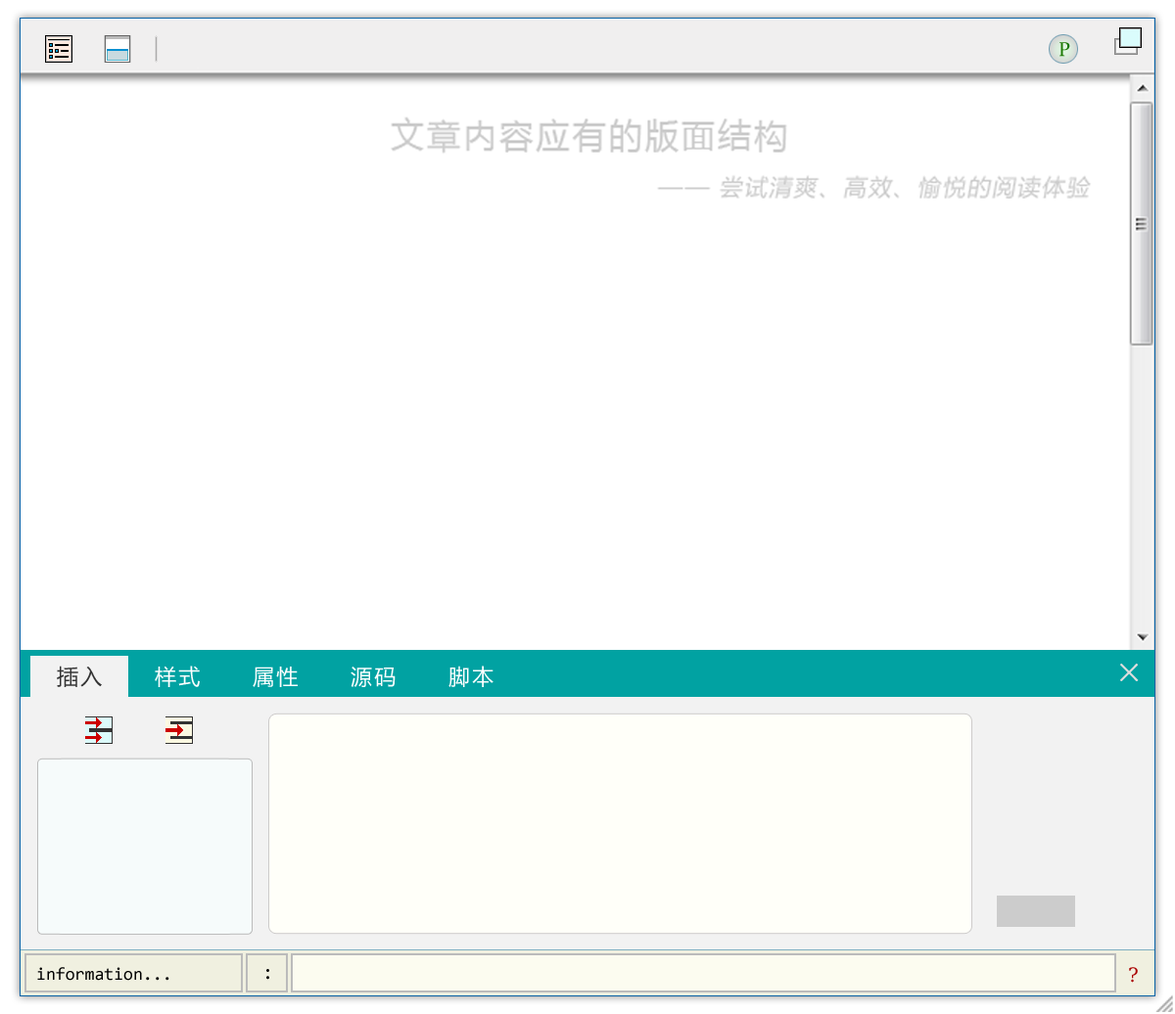
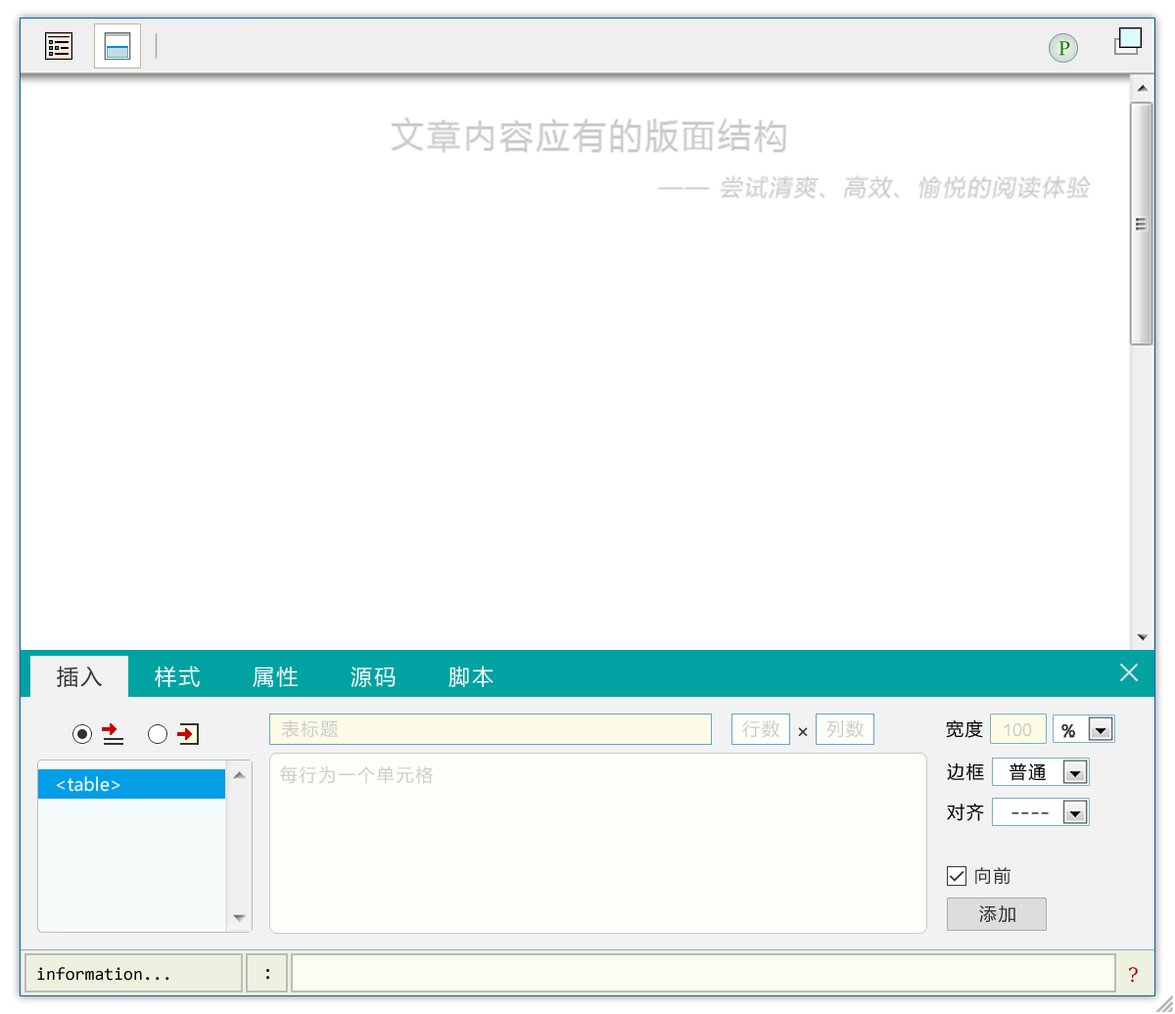
The second 1175×1014 image is a revision of the first. Changes to its layers:
added group "左侧" with 14 layers in group "面板" over [37, 723, 253, 933]
added layer "滚动条" in group "左侧" over [225, 760, 252, 932]
added layer "颜色填充 37" in group "左侧" over [38, 769, 246, 799]
moved "颜色填充 29" into group "左侧", painted on it over [37, 757, 253, 935]
added group "表格" with 24 layers in group "面板" over [269, 713, 1116, 934]
added group "中-内容区" with 10 layers in group "表格" over [269, 713, 928, 934]
added layer "表标题" (2nd of 2, in "面板" › "表格" › "中-内容区") in group "中-内容区" over [269, 713, 712, 745]
added group "行列" with 5 layers in group "中-内容区" over [731, 713, 875, 745]
added layer "列数" (2nd of 2, in "面板" › "表格" › "中-内容区" › "行列") in group "行列" over [815, 713, 875, 745]
added layer "行数" (2nd of 2, in "面板" › "表格" › "中-内容区" › "行列") in group "行列" over [731, 713, 790, 745]
added layer "每行为一个单元格" in group "中-内容区" over [279, 766, 433, 785]
moved "颜色填充 28" into group "中-内容区", painted on it over [268, 712, 973, 935]
added group "宽度" (1st of 3, in "面板" › "表格") with 4 layers in group "表格" over [945, 714, 1116, 744]
added layer "颜色填充 38" in group "宽度" over [990, 714, 1046, 744]
added layer "宽度" (3rd of 3, in "面板" › "表格" › "宽度") in group "宽度" over [1052, 714, 1116, 744]
added group "边框" (1st of 2, in "面板" › "表格") with 3 layers in group "表格" over [946, 757, 1090, 787]
added layer "boeder" in group "边框" over [991, 757, 1090, 787]
added group "对齐" (1st of 2, in "面板" › "表格") with 3 layers in group "表格" over [946, 797, 1090, 827]
added layer "align" in group "对齐" over [991, 797, 1090, 827]
added group "右-确定" with 4 layers in group "面板" over [946, 866, 1046, 930]
renamed "颜色填充 37" to "添加", moved it into group "右-确定", painted on it over [947, 895, 1075, 930]
added layer "选中" (2nd of 2, in "toolbar" › "面板显示") in group "面板显示" over [93, 23, 141, 69]
…and 43 more changes (16 added, 15 moved_by, 6 painted, 3 removed, 1 renamed, 3 stack, 1 visibility)
